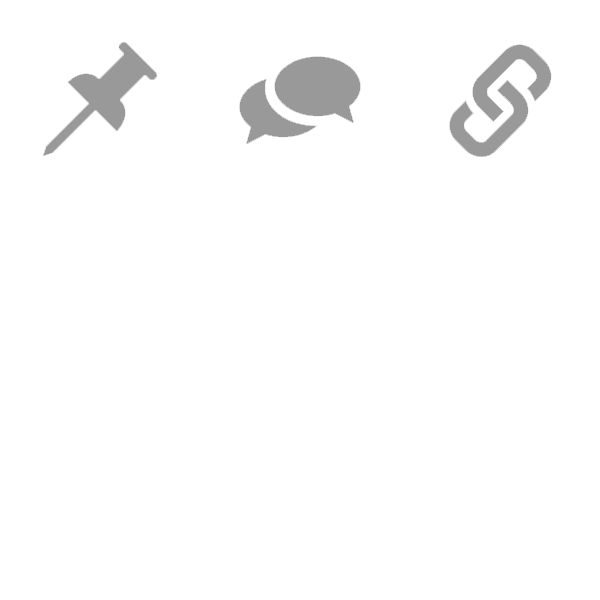
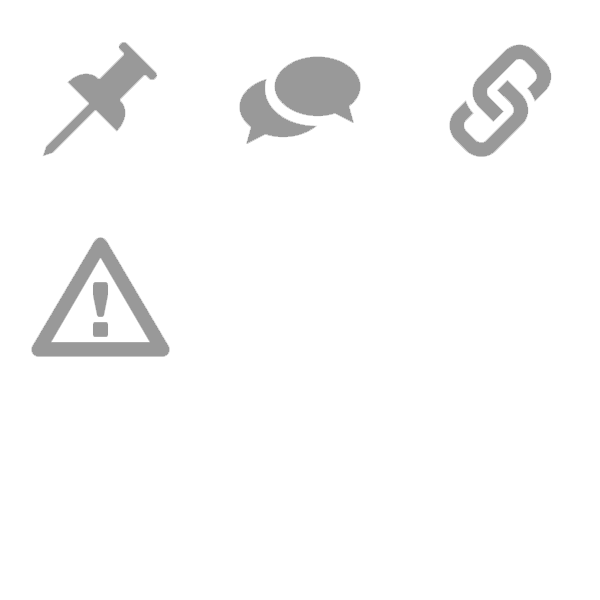
Revision of a layered 600 × 600 image; what changed, layer by layer:
added layer "Layer 8" above "Layer 6" over [left=31, top=237, right=170, bottom=357]
